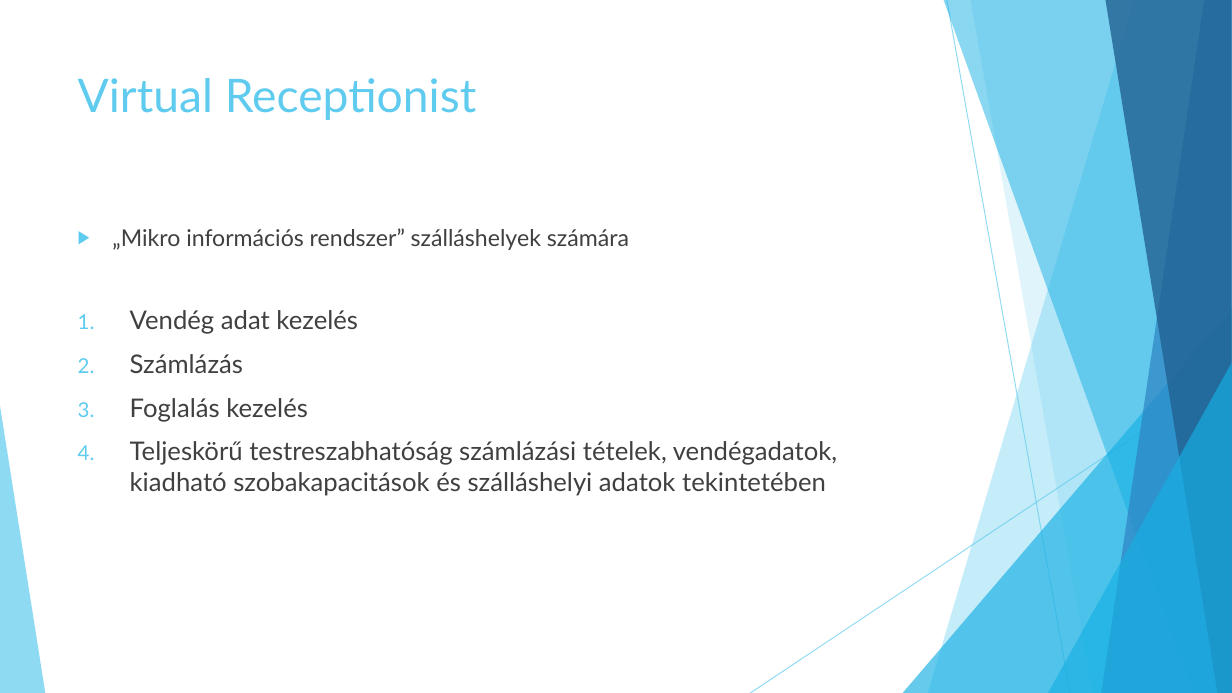
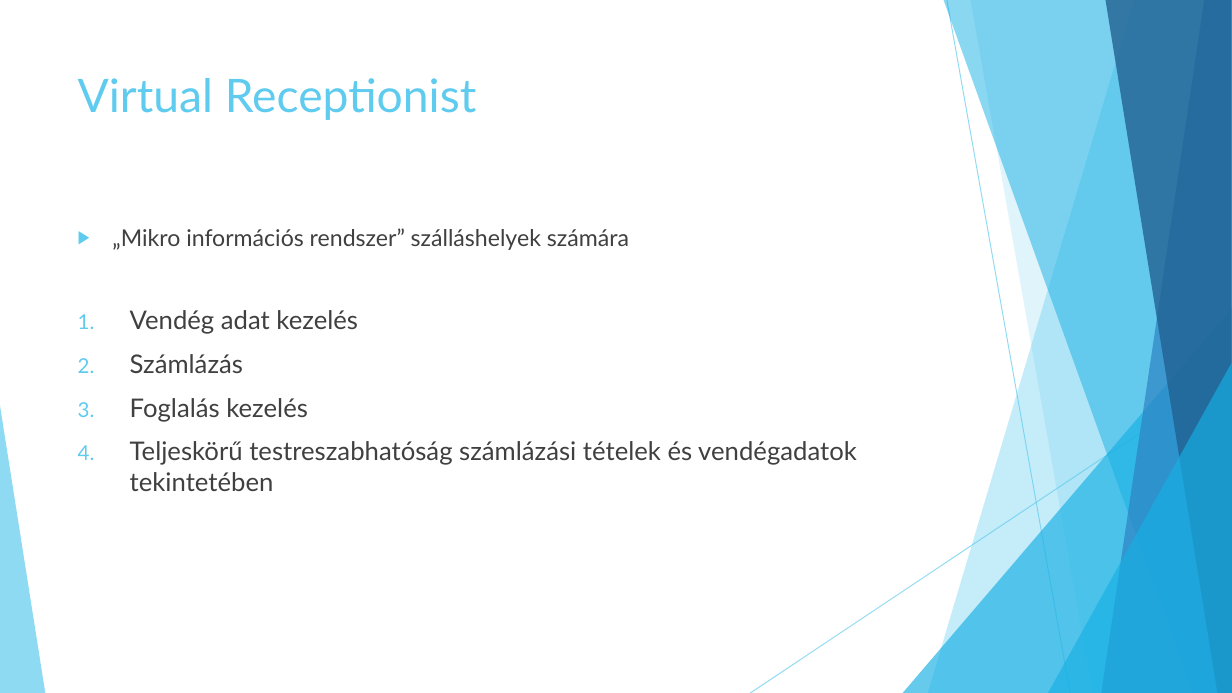
Before and after one commit to jbence1994/Virtual-Receptionist-projection, a slide deck: slide 2 of documentation/VR.pptx. Drawn at 1232x693 pixels with LibreOffice and Linux fonts; fonts in the diff are those of the drawing. Boxes give left, top, right and bottom in pixels: in the first picture for what was removed or moved away, otherwise in the second. Text is boxed around its words. In the diff, an @@ line names an element or a change of style, - is before the commit and + after.

```diff
--- a/documentation/VR.pptx
+++ b/documentation/VR.pptx
@@ text at box(130, 441, 857, 491): text changed @@
-4. Teljeskörű testreszabhatóság számlázási tételek, vendégadatok, kiadható szobakapacitások és szálláshelyi adatok tekintetében
+4. Teljeskörű testreszabhatóság számlázási tételek és vendégadatok tekintetében
```
